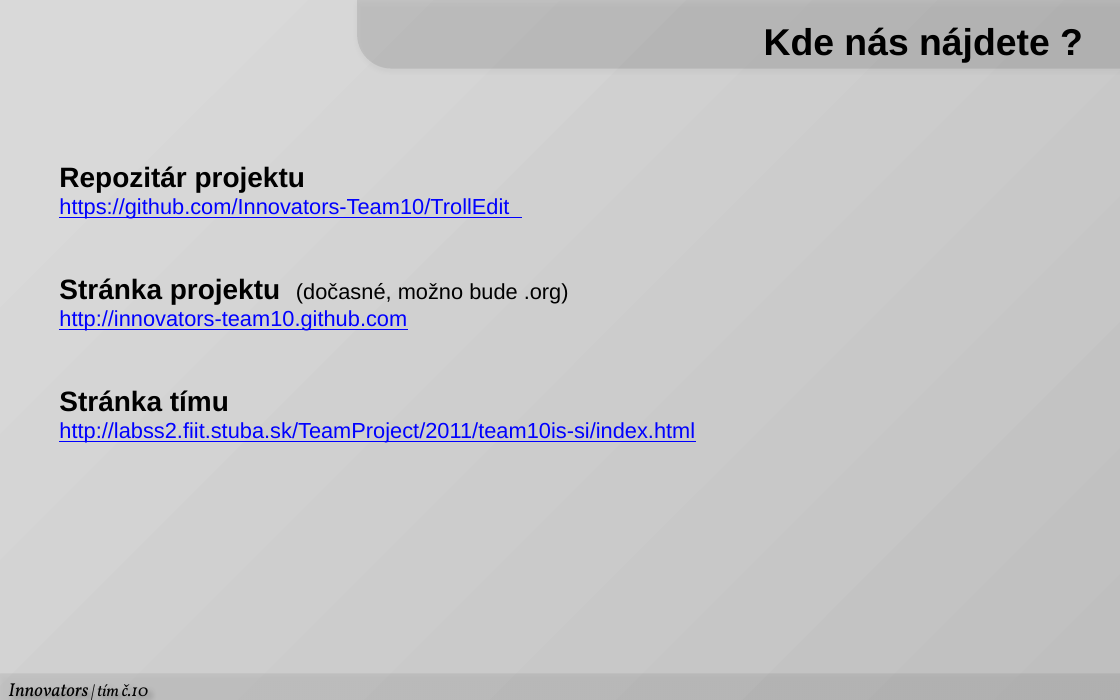
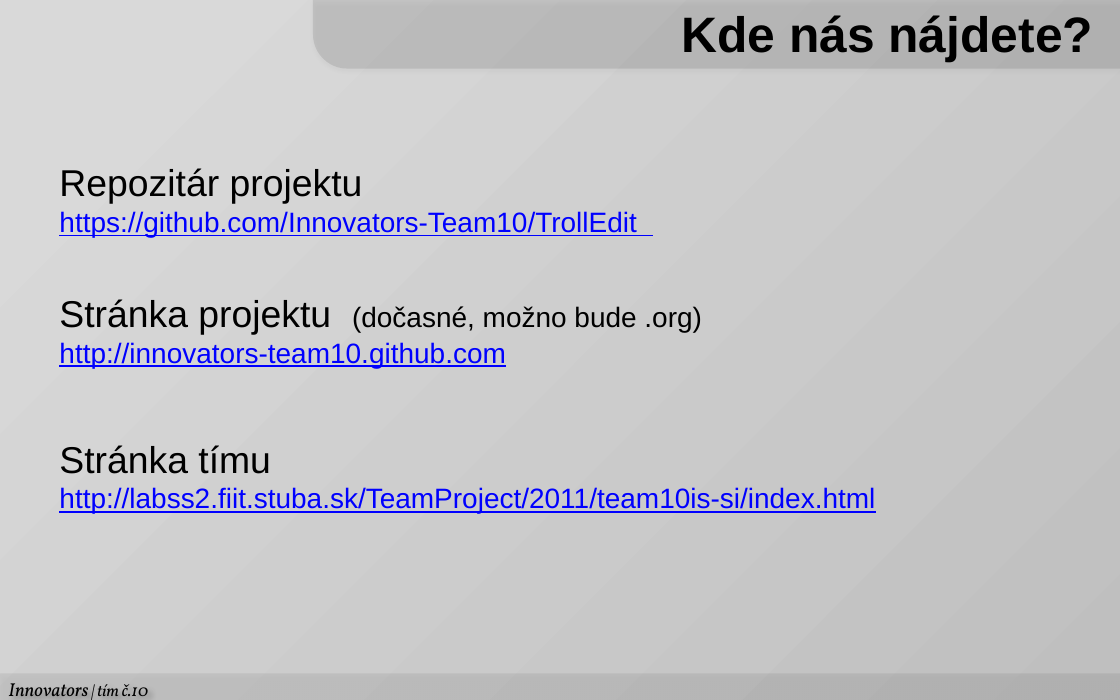
Before and after one commit to Innovators-Team10/Documentation, a slide deck: slide 10 of Dokumentacie/Ostatne/Prezentacie/LS/TrollEdit.pptx (slide 8 before the commit). Drawn at 1120x700 pixels with LibreOffice and Linux fonts; fonts in the diff are those of the drawing. Boxes give left, top, right and bottom in pixels: in the first picture for what was removed or moved away, otherwise in the second. Text is boxed around its words. In the diff, an @@ line names an element or a change of style, - is before the commit and + after.

```diff
--- a/Dokumentacie/Ostatne/Prezentacie/LS/TrollEdit.pptx
+++ b/Dokumentacie/Ostatne/Prezentacie/LS/TrollEdit.pptx
@@ round same rect: place and size @@
-round same rect at [357, 0, 1120, 68]
+round same rect at [314, 0, 1120, 68]
@@ text at [681, 15, 1094, 63]: text changed; size 24 to 32 pt @@
-Kde nás nájdete ?
+Kde nás nájdete?
@@ text "Repozitár projektu" at [59, 168, 875, 513]: size 18 to 24 pt, bold off in "Repozitár projektu", "Stránka projektu", "Stránka tímu"; size 14 to 18 pt in "https://github.com/Innovators-Team10/TrollEdit", "(dočasné, možno bude .org)", "http://innovators-team10.github.com", "http://labss2.fiit.stuba.sk/TeamProject/2011/team10is-si/ind ..." @@
```
Also in this commit, not shown: 6 other slides changed, 2 slides added.
